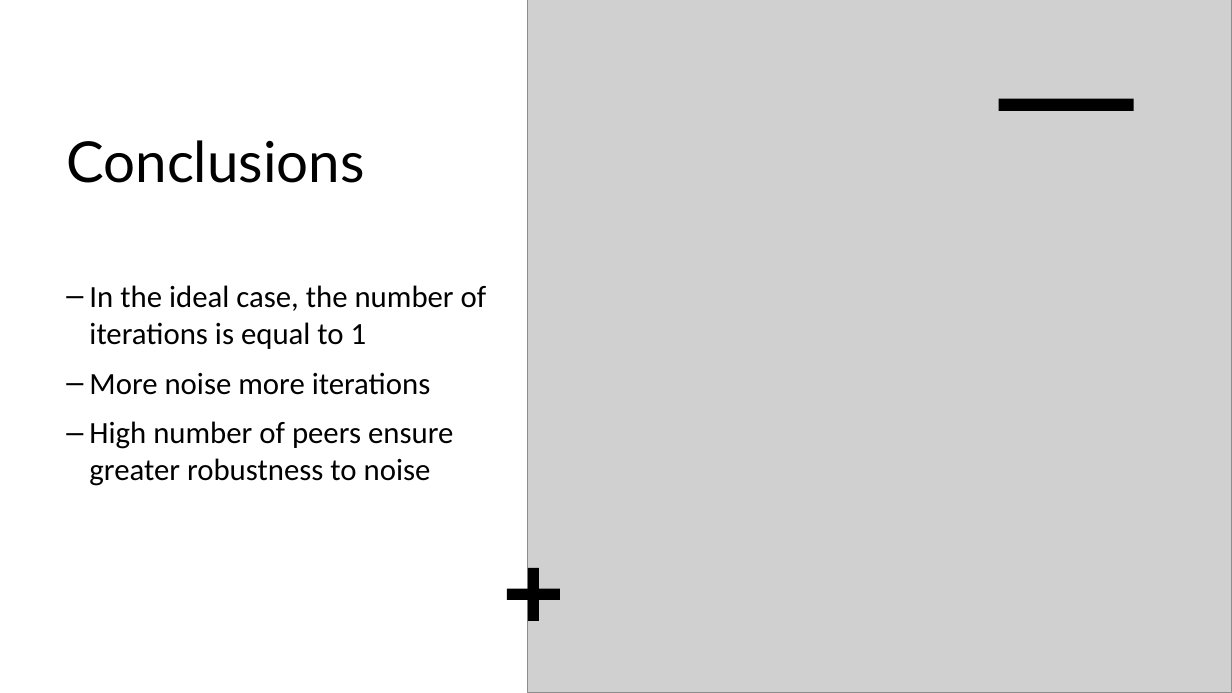
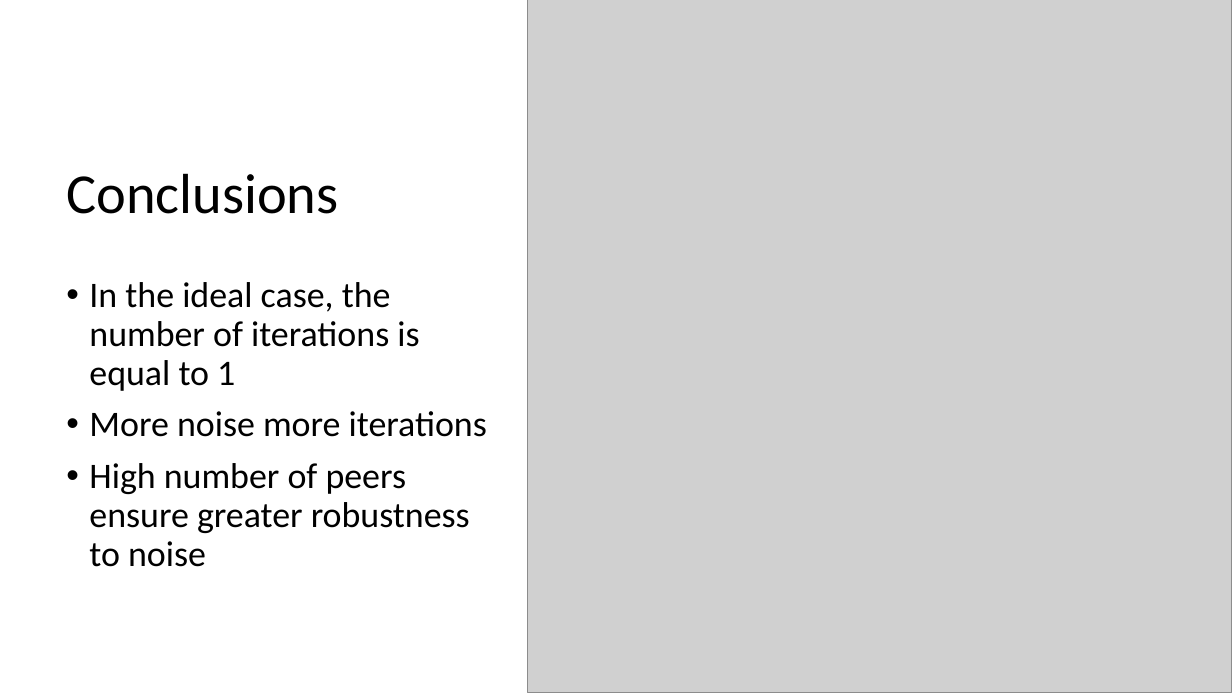
Before and after one commit to ado901/Quantum-Byzantine-Protocol, a slide deck: slide 11 of Fast Quantum Byzantine Agreement.pptx (slide 9 before the commit). Drawn at 1232x693 pixels with LibreOffice and Linux fonts; fonts in the diff are those of the drawing; grey boxes stand for pictures. Boxes give left, top, right and bottom in pixels: in the first picture for what was removed or moved away, otherwise in the second. Text is boxed around its words. In the diff, an @@ line names an element or a change of style, - is before the commit and + after.

```diff
--- a/Fast Quantum Byzantine Agreement.pptx
+++ b/Fast Quantum Byzantine Agreement.pptx
@@ rectangle removed at [0,0,1232,693] @@
@@ rectangle removed at [623,111,1186,693] @@
@@ rectangle removed at [999,99,1134,111] @@
@@ title "Conclusions" at [66,173,338,214]: font Lato to Calibri; line spacing 1 to 0.9; vertical alignment top to middle @@
@@ text "In the ideal case, the ..." at [89,282,487,567]: size 24 to 28 pt; bullet – to •; line spacing 1 to 0.9 @@
@@ plus removed at [507,567,560,620] @@
```
Also in this commit, not shown: 8 other slides changed, 2 slides added, 1 other file.
